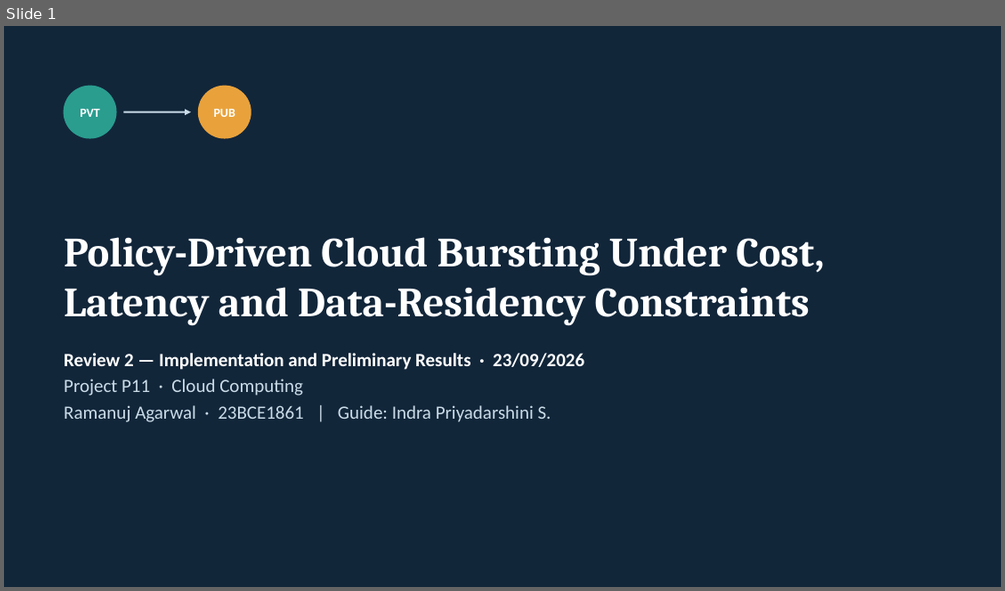
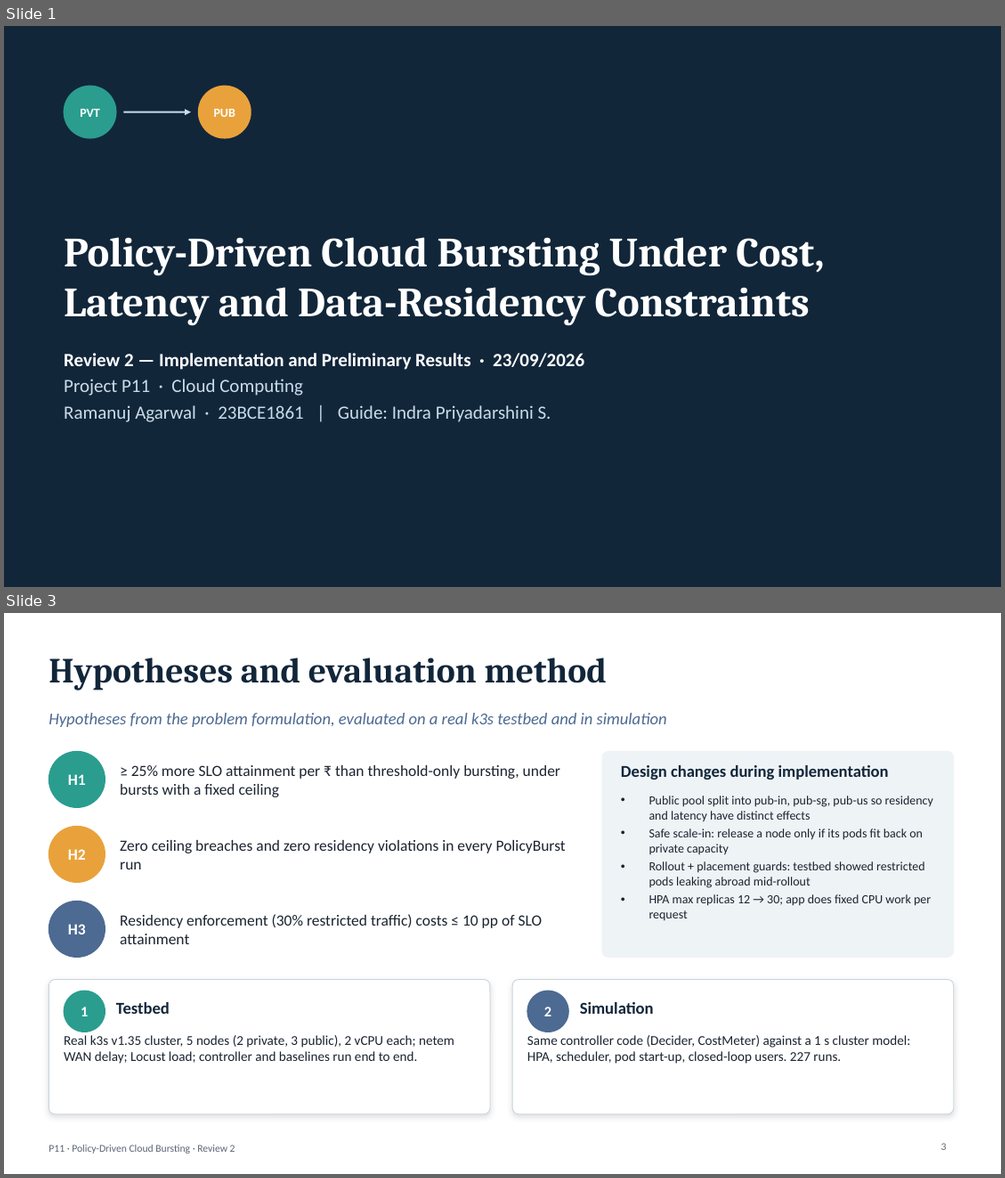
Before and after one commit to AviatorRoyal/cloud-burst, a slide deck: P11_Review2_Implementation_and_Results.pptx. Shown one above the other, each under a label of ours: slide 1 before the commit, slides 1 and 3 after it; the slides between them are not shown. The pictures are 1005x591 and 1005x1178 pixels, drawn with LibreOffice and Linux fonts; fonts in the diff are those of the drawing. Boxes give left, top, right and bottom in pixels: in the first picture for what was removed or moved away, otherwise in the second. Text is boxed around its words. In the diff, an @@ line names an element or a change of style, - is before the commit and + after.

Commit message:
Final decks for all three reviews and the research paper
- Review 1 and 2 rebuilt from measured testbed and simulation data
  (no placeholders); previous-review wording removed from Review 2
- Review 3 (final) deck
- Research paper (21 pages, .docx and .pdf) generated from the results

```diff
--- a/P11_Review2_Implementation_and_Results.pptx
+++ b/P11_Review2_Implementation_and_Results.pptx
@@ slide 3 added at (x1=4, y1=613, x2=1001, y2=1174), background #FFFFFF @@
@@ title added at (x1=48, y1=657, x2=607, y2=690), 34 pt, text #12263A, bold @@
+Hypotheses and evaluation method
@@ text added at (x1=48, y1=713, x2=667, y2=727), 16 pt, text #4C6A92, italic @@
+Hypotheses from the problem formulation, evaluated on a real k3s testbed and in simulation
@@ ellipse added at (x1=48, y1=751, x2=105, y2=807), fill #2A9D8F, outline #2A9D8F 1 pt @@
@@ text added at (x1=120, y1=765, x2=560, y2=797), 15 pt, text #1B2430 @@
+≥ 25% more SLO attainment per ₹ than threshold-only bursting, under bursts with a fixed ceiling
@@ rounded rectangle added at (x1=602, y1=751, x2=954, y2=957), fill #EEF3F6, outline #EEF3F6 0.75 pt @@
@@ text added at (x1=621, y1=765, x2=889, y2=779), 16 pt, text #12263A, bold @@
+Design changes during implementation
@@ text added at (x1=68, y1=774, x2=86, y2=785), 15 pt, text #FFFFFF, bold @@
+H1
@@ text added at (x1=649, y1=795, x2=933, y2=921), 12 pt, text #1B2430 @@
+• Public pool split into pub-in, pub-sg, pub-us so residency and latency have distinct effects
+• Safe scale-in: release a node only if its pods fit back on private capacity
+• Rollout + placement guards: testbed showed restricted pods leaking abroad mid-rollout
+• HPA max replicas 12 → 30; app does fixed CPU work per request
@@ ellipse added at (x1=48, y1=826, x2=105, y2=882), fill #E9A23B, outline #E9A23B 1 pt @@
@@ text added at (x1=68, y1=849, x2=86, y2=860), 15 pt, text #FFFFFF, bold @@
+H2
@@ text added at (x1=120, y1=840, x2=566, y2=869), 15 pt, text #1B2430 @@
+Zero ceiling breaches and zero residency violations in every PolicyBurst run
@@ ellipse added at (x1=48, y1=900, x2=105, y2=957), fill #4C6A92, outline #4C6A92 1 pt @@
@@ text added at (x1=68, y1=924, x2=86, y2=934), 15 pt, text #FFFFFF, bold @@
+H3
@@ text added at (x1=120, y1=914, x2=542, y2=944), 15 pt, text #1B2430 @@
+Residency enforcement (30% restricted traffic) costs ≤ 10 pp of SLO attainment
@@ rounded rectangle added at (x1=48, y1=980, x2=490, y2=1114), fill #FFFFFF, outline #C9D3DC 0.75 pt @@
@@ rounded rectangle added at (x1=512, y1=980, x2=954, y2=1114), fill #FFFFFF, outline #C9D3DC 0.75 pt @@
@@ ellipse added at (x1=64, y1=990, x2=105, y2=1032), fill #2A9D8F, outline #2A9D8F 1 pt @@
@@ text added at (x1=81, y1=1006, x2=88, y2=1016), 14 pt, text #FFFFFF, bold @@
+1
@@ text added at (x1=116, y1=1002, x2=170, y2=1013), 16 pt, text #12263A, bold @@
+Testbed
@@ ellipse added at (x1=527, y1=990, x2=568, y2=1032), fill #4C6A92, outline #4C6A92 1 pt @@
@@ text added at (x1=544, y1=1006, x2=551, y2=1016), 14 pt, text #FFFFFF, bold @@
+2
@@ text added at (x1=580, y1=1002, x2=654, y2=1013), 16 pt, text #12263A, bold @@
+Simulation
@@ text added at (x1=64, y1=1035, x2=454, y2=1063), 13 pt, text #1B2430 @@
+Real k3s v1.35 cluster, 5 nodes (2 private, 3 public), 2 vCPU each; netem WAN delay; Locust load; controller and baselines run end to end.
@@ text added at (x1=527, y1=1035, x2=910, y2=1063), 13 pt, text #1B2430 @@
+Same controller code (Decider, CostMeter) against a 1 s cluster model: HPA, scheduler, pod start-up, closed-loop users. 227 runs.
@@ text added at (x1=48, y1=1144, x2=235, y2=1153), 10 pt, text #5B6675 @@
+P11 · Policy-Driven Cloud Bursting · Review 2
@@ page number added at (x1=941, y1=1143, x2=947, y2=1150), 10 pt, text #5B6675 @@
+3
```
Also in this commit, not shown: 12 slides changed, 2 other slides added, 1 slide removed, 5 other files.
